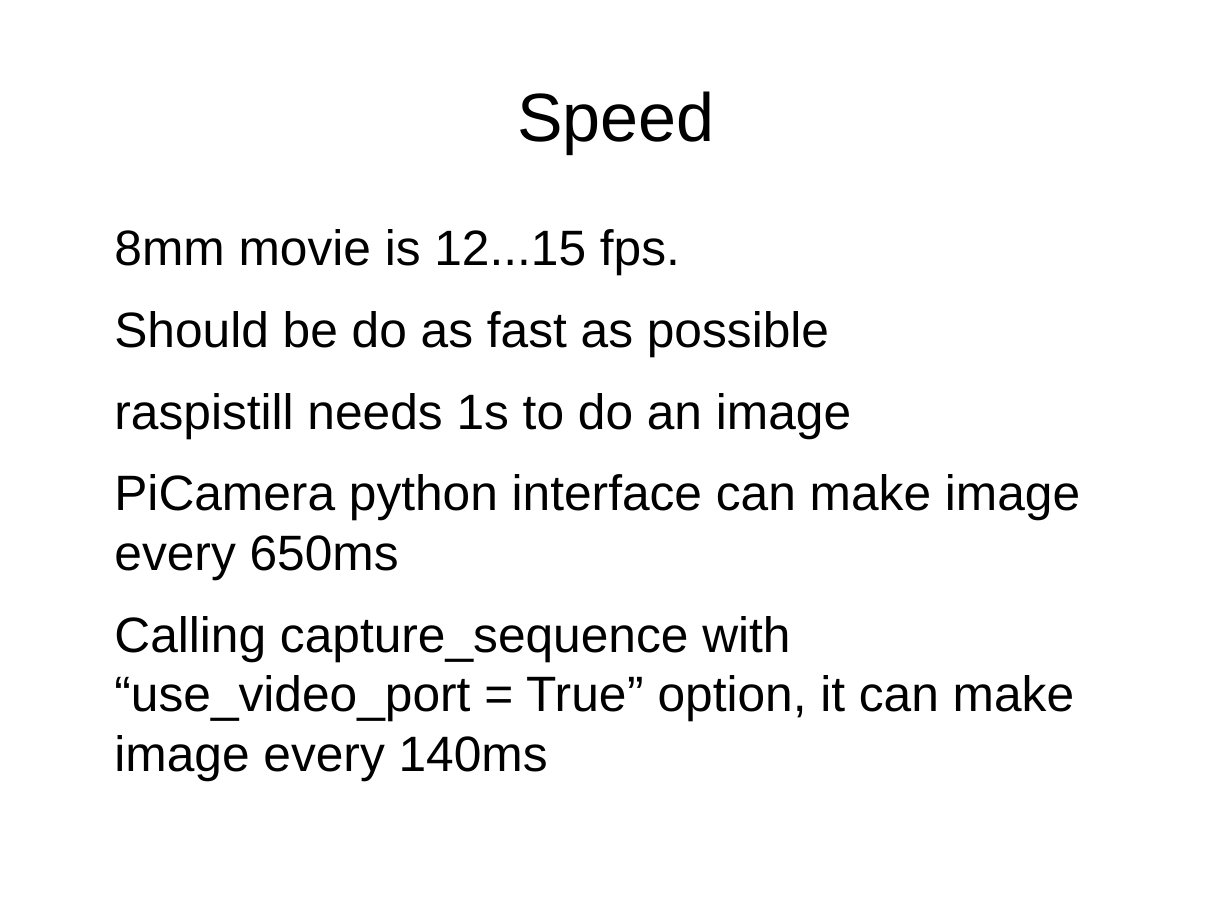
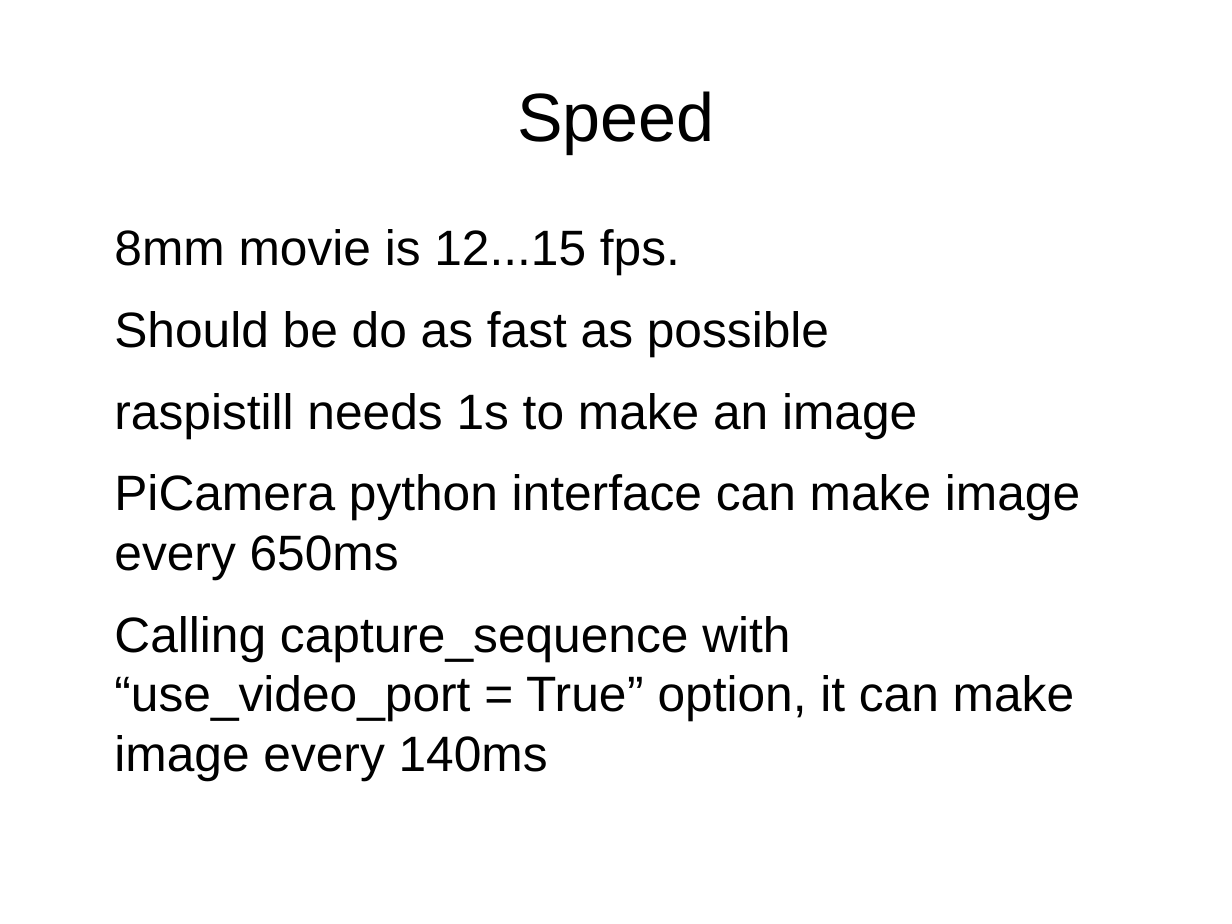
Before and after one commit to butyi/movscan, a slide deck: slide 7 of docs/movscan.odp. Drawn at 1232x924 pixels with LibreOffice and Linux fonts; fonts in the diff are those of the drawing. Boxes give left, top, right and bottom in pixels: in the first picture for what was removed or moved away, otherwise in the second. Text is boxed around its words. In the diff, an @@ line names an element or a change of style, - is before the commit and + after.

```diff
--- a/docs/movscan.odp
+++ b/docs/movscan.odp
@@ text at (114, 393, 917, 438): text changed @@
-raspistill needs 1s to do an image
+raspistill needs 1s to make an image
```
Also in this commit, not shown: 1 other file.
